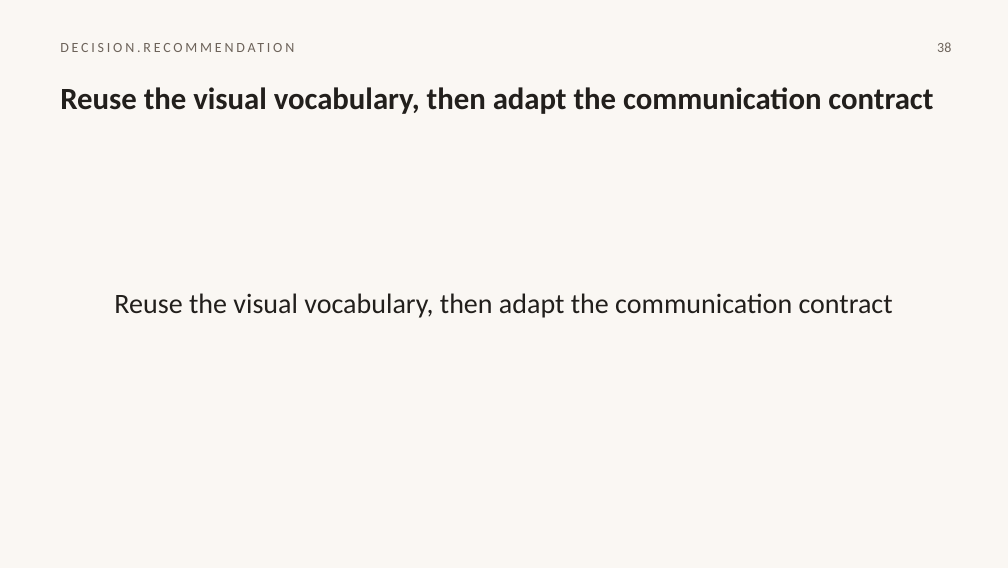
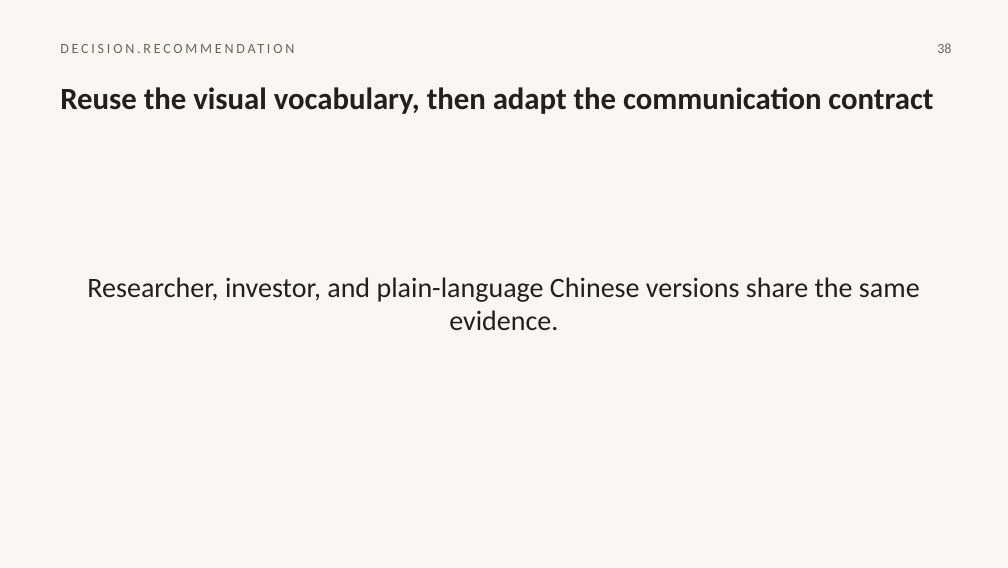
Before and after one commit to HomenShum/NodeSlide, a slide deck: slide 38 of outputs/atlas-v3-native/roundtrip-ppt.pptx. Drawn at 1008x568 pixels with LibreOffice and Linux fonts; fonts in the diff are those of the drawing. Boxes give left, top, right and bottom in pixels: in the first picture for what was removed or moved away, otherwise in the second. Text is boxed around its words. In the diff, an @@ line names an element or a change of style, - is before the commit and + after.

```diff
--- a/outputs/atlas-v3-native/roundtrip-ppt.pptx
+++ b/outputs/atlas-v3-native/roundtrip-ppt.pptx
@@ text at [87, 277, 920, 330]: text changed @@
-Reuse the visual vocabulary, then adapt the communication contract
+Researcher, investor, and plain-language Chinese versions share the same evidence.
```
Also in this commit, not shown: 30 other slides changed.
